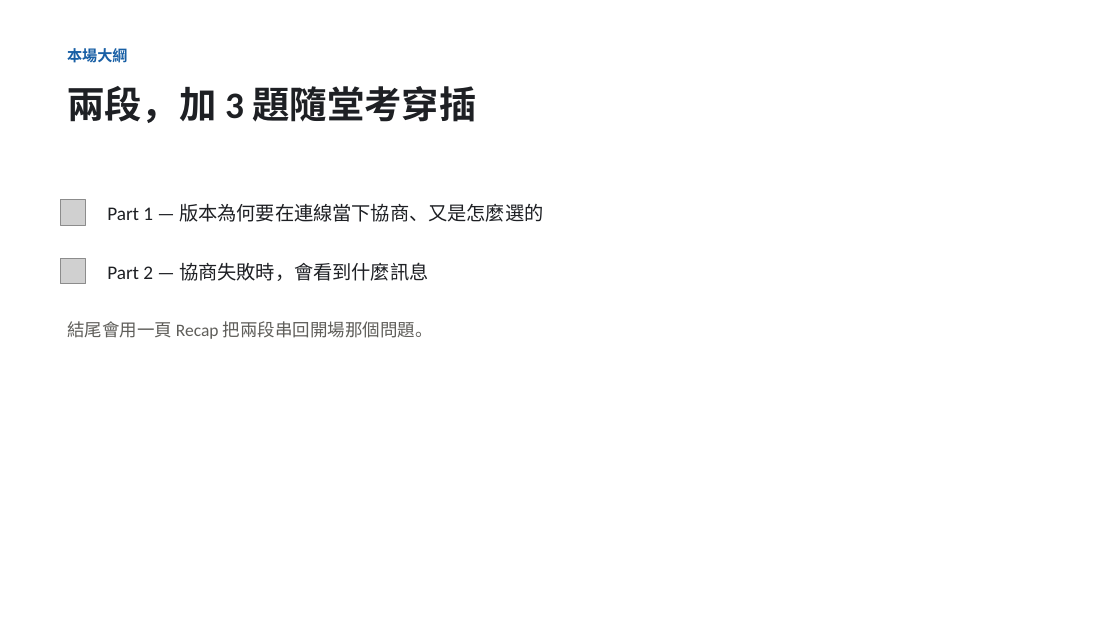
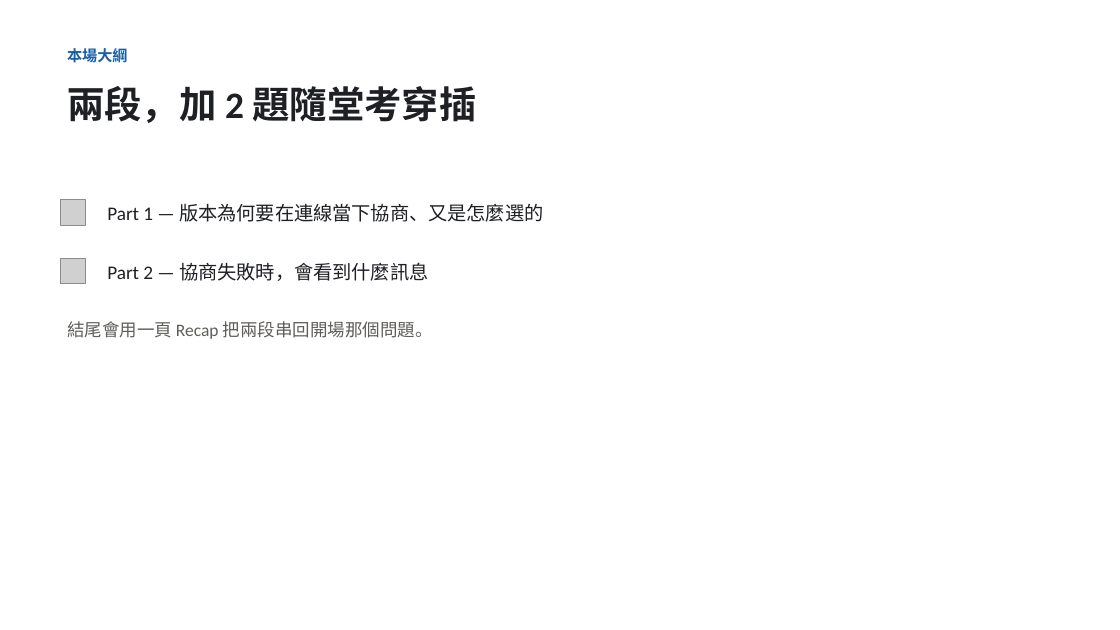
Before and after one commit to unknowntpo/kafka, a slide deck: slide 2 of study/version-control/kafka-version-negotiation.pptx. Drawn at 1120x630 pixels with LibreOffice and Linux fonts; fonts in the diff are those of the drawing; grey boxes stand for pictures. Boxes give left, top, right and bottom in pixels: in the first picture for what was removed or moved away, otherwise in the second. Text is boxed around its words. In the diff, an @@ line names an element or a change of style, - is before the commit and + after.

Commit message:
study(version-control): Part 1 因果拆乾淨、隨堂考砍到 2 題
- 拆成 動機(為何對不齊→協商) / 術語(版本是哪一層) / 架構(三種連線各自怎麼選)，三個不同問題，不再重複「一個版本不夠」
- 三角色地圖併進「架構」那張、controller 一次登場；移除易誤導的「三種通訊 而且 對不齊」因果綁定
- 隨堂考 3→2（移除過於簡單的「一個版本打天下」）；14 張
- talk-outline.md 同步

```diff
--- a/study/version-control/kafka-version-negotiation.pptx
+++ b/study/version-control/kafka-version-negotiation.pptx
@@ text at [67,86,476,123]: text changed @@
-兩段，加 3 題隨堂考穿插
+兩段，加 2 題隨堂考穿插
```
Also in this commit, not shown: 3 other slides changed, 2 slides removed, 2 other files.
